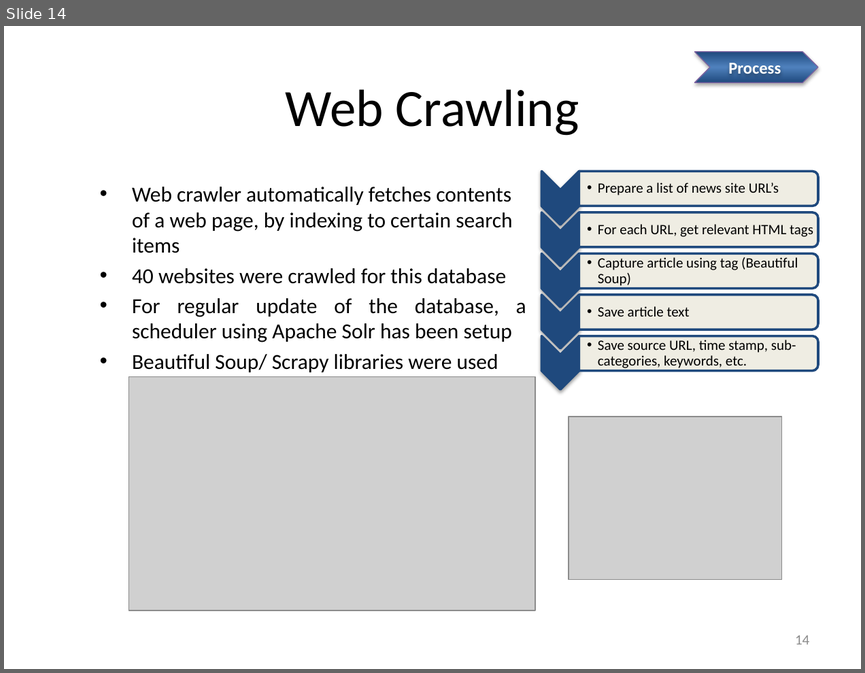
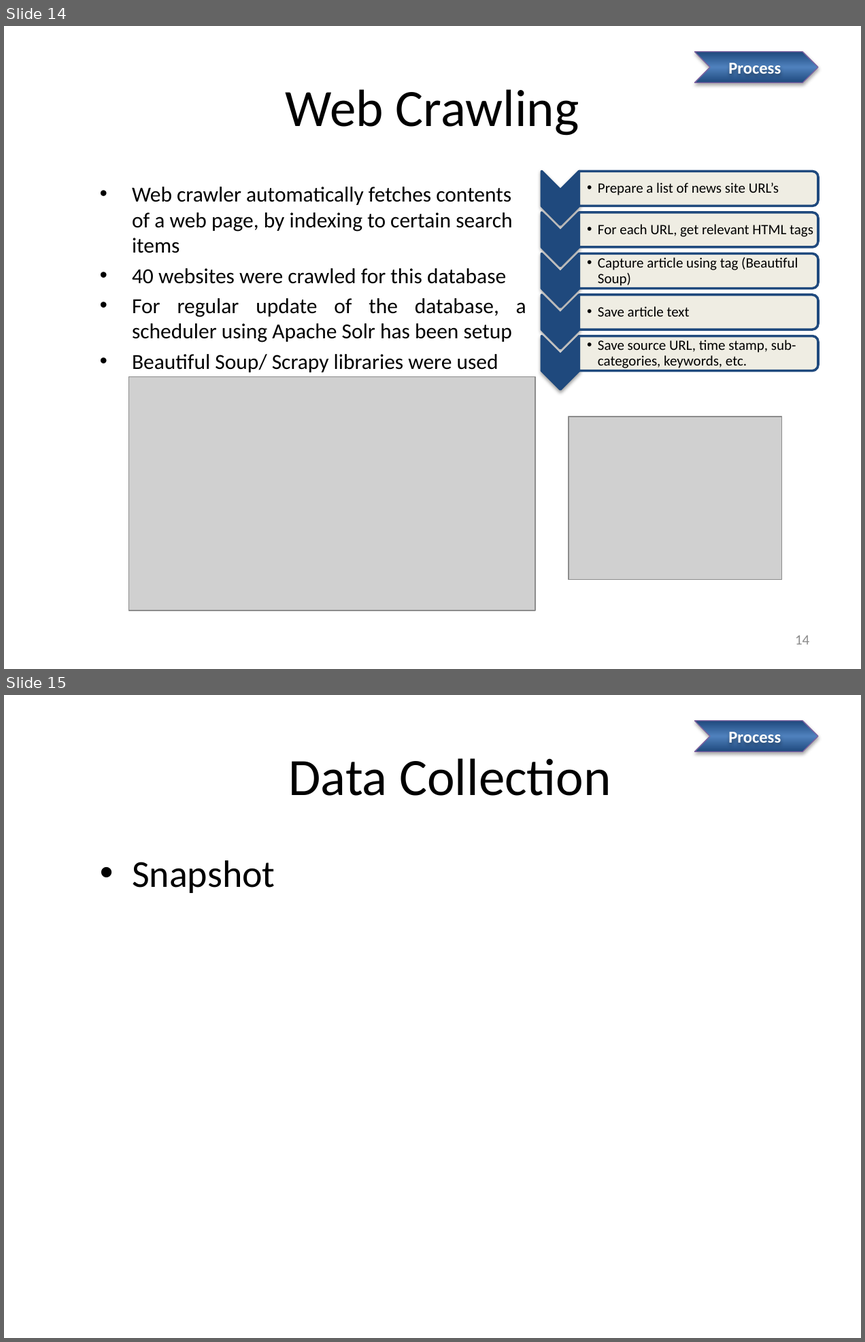
Before and after one commit to Newsrecommender/newsrecommender, a slide deck: ArticleRecommendationProject/Recommender_Project_Presentation.pptx. Shown one above the other, each under a label of ours: slide 14 before the commit, slides 14 and 15 after it. The pictures are 865x673 and 865x1342 pixels, drawn with LibreOffice and Linux fonts; fonts in the diff are those of the drawing; grey boxes stand for pictures; background and template pictures are left out. Boxes give left, top, right and bottom in pixels: in the first picture for what was removed or moved away, otherwise in the second. Text is boxed around its words. In the diff, an @@ line names an element or a change of style, - is before the commit and + after.

```diff
--- a/ArticleRecommendationProject/Recommender_Project_Presentation.pptx
+++ b/ArticleRecommendationProject/Recommender_Project_Presentation.pptx
@@ slide 15 added at (4, 695, 861, 1338), background picture (left out) @@
@@ chevron added at (695, 721, 818, 751), fill gradient #1F497D to #4F81BD, outline #8064A2 0.75 pt @@
@@ text added at (728, 732, 781, 743), 14 pt, text #FFFFFF, bold @@
+Process
@@ title added at (289, 758, 611, 796), 44 pt, text #000000 @@
+Data Collection
@@ text added at (132, 860, 275, 893), 32 pt, text #000000 @@
+• Snapshot
```
Also in this commit, not shown: 5 slides changed, 1 slide removed.
